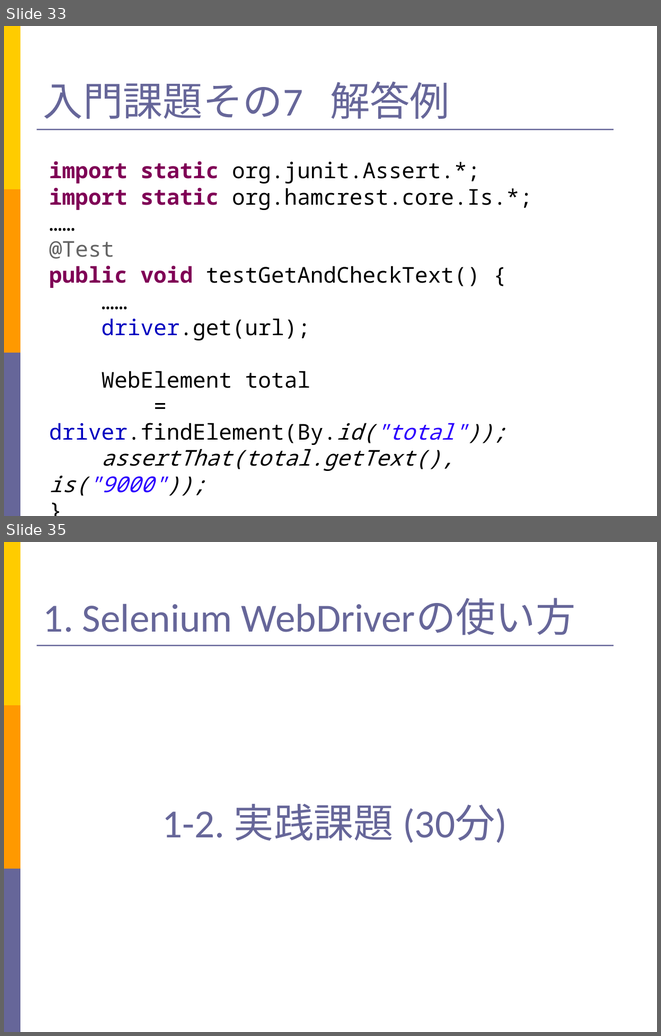
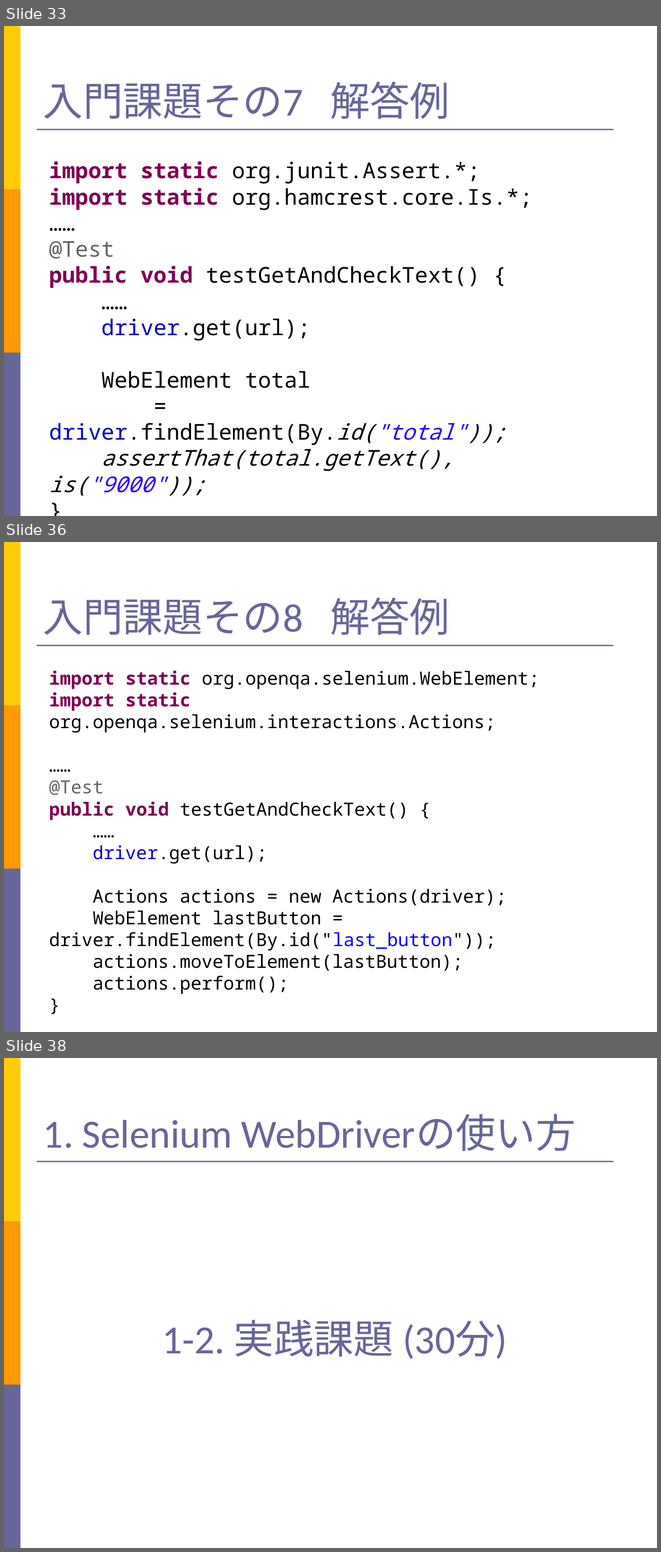
Before and after one commit to takuY-U2/STARHotel, a slide deck: docs/Slide.ppt. Shown one above the other, each under a label of ours: slides 33 and 35 before the commit, slides 33, 36 and 38 after it; the slides between them are not shown. The pictures are 661x1036 and 661x1552 pixels, drawn with LibreOffice and Linux fonts; fonts in the diff are those of the drawing. Boxes give left, top, right and bottom in pixels: in the first picture for what was removed or moved away, otherwise in the second. Text is boxed around its words. In the diff, an @@ line names an element or a change of style, - is before the commit and + after.

Commit message:
add intro8 that you practice Actions

```diff
--- a/docs/Slide.ppt
+++ b/docs/Slide.ppt
@@ slide 36 added at (x1=4, y1=542, x2=657, y2=1032), background #FFFFFF; not listed: 4 template elements that a slide beside it also shows @@
@@ title added at (x1=43, y1=598, x2=450, y2=635), 44 pt, text #666699 @@
+入門課題その8 解答例
@@ text added at (x1=49, y1=670, x2=539, y2=994), 20 pt, text #000000 @@
+import static org.openqa.selenium.WebElement;
+import static org.openqa.selenium.interactions.Actions;
+……
+@Test
+public void testGetAndCheckText() {
+……
+driver.get(url);
+Actions actions = new Actions(driver);
+WebElement lastButton = driver.findElement(By.id("last_button"));
+actions.moveToElement(lastButton);
+actions.perform();
+}
@@ what was slide 35 is now slide 38 @@
```
Also in this commit, not shown: 2 slides changed, 2 other slides added, 3 other files.
